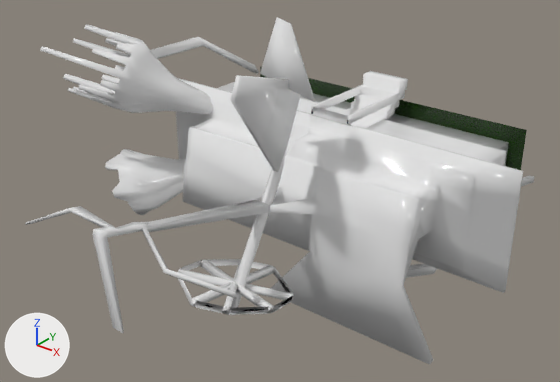
The FBX model EmodiaQuest/EmodiaQuest/EmodiaQuestContent/fbxContent/gameobjects/Wohnhaus1_30x10/haus1_dim30x10.fbx, before and after one commit.
One viewpoint serves both versions: a 50 mm camera at (0.376, -0.623, 0.295) aimed at (0.003, -0.157, 0.006). The axes (+X, +Y, +Z) are drawn at lower left. The lights are the same throughout. Where no turn or scale is listed for an object, it has been applied to the vertices.

Names of what the first picture shows: 'Grasplane_1', 'Grasplane_2', 'Grasplane_3', 'Wohnhaus'.
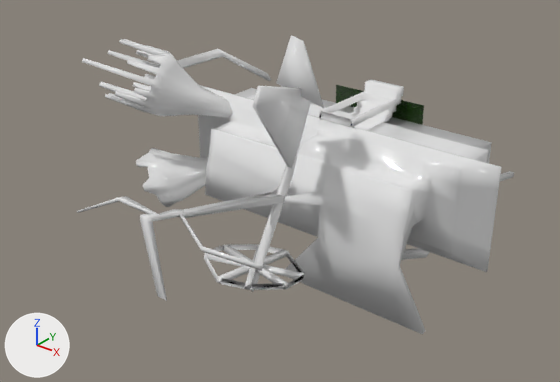
The change in detail:
me_wohnhaus has 1300 vertices, 1383 faces and spans x -0.272..0.185, y -0.371..0.001, z -0.113..0.154.
me_wohnhaus is used by ob_wohnhaus; location (0.0, 0.0, 0.0).
me_wohnhaus part 1: the whole mesh is scaled about the mesh origin by 0.885.
Object 'Grasplane_3' (ob_grasplane_3) is deleted.
Object 'Grasplane_2' (ob_grasplane_2) is deleted.

Changed parts and their boxes (x1, y1, x2, y2) in the pictures (560 x 382 px):
'Wohnhaus', mesh rescaled (14% narrower, 14% shorter)
    before: (25, 17, 534, 365)
    after: (77, 35, 514, 334)
'Grasplane_2', deleted (green)
    before: (423, 106, 527, 170)
'Grasplane_3', deleted
    before: (260, 67, 336, 98)
